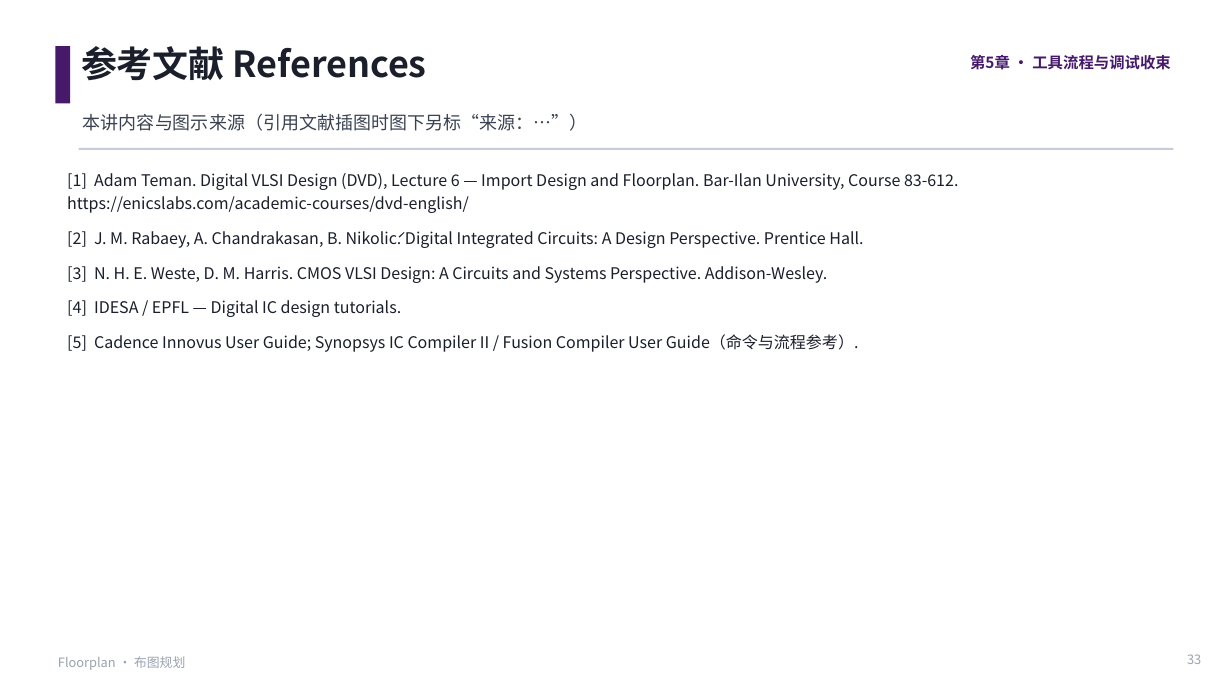
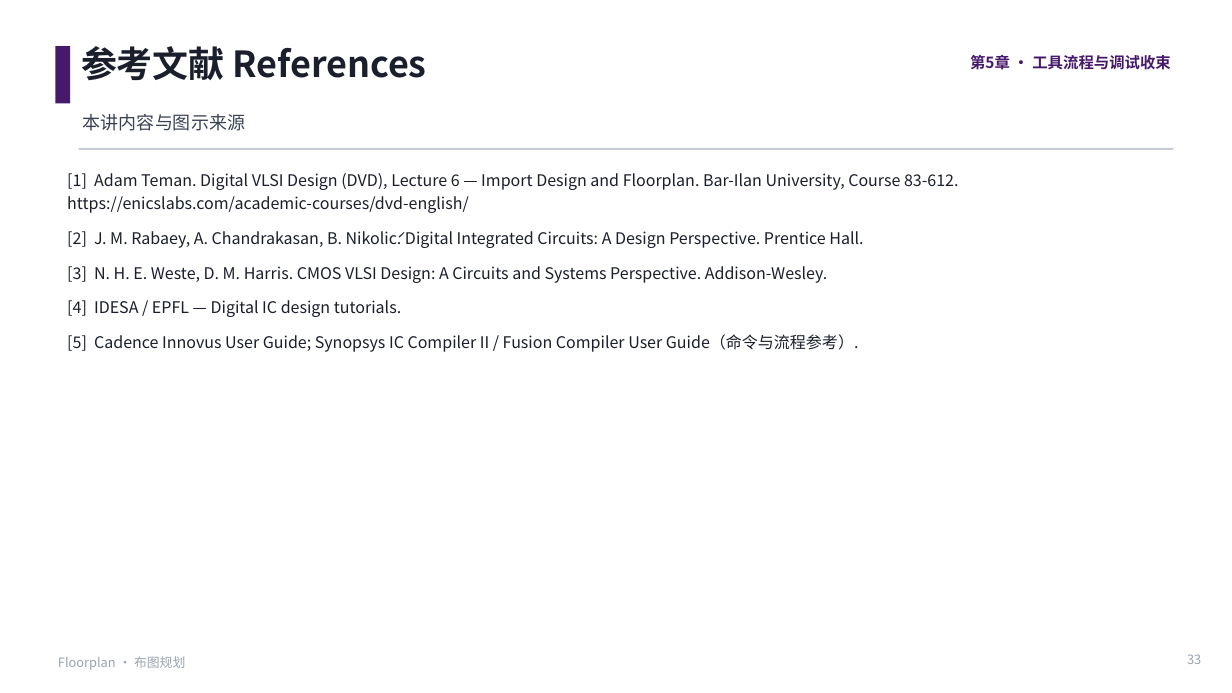
Before and after one commit to JinChengZ18/IC_Learning_Material, a slide deck: slide 33 of IC_Backend_Notes/slides/05_Floorplan.pptx. Drawn at 1232x693 pixels with LibreOffice and Linux fonts; fonts in the diff are those of the drawing. Boxes give left, top, right and bottom in pixels: in the first picture for what was removed or moved away, otherwise in the second. Text is boxed around its words. In the diff, an @@ line names an element or a change of style, - is before the commit and + after.

```diff
--- a/IC_Backend_Notes/slides/05_Floorplan.pptx
+++ b/IC_Backend_Notes/slides/05_Floorplan.pptx
@@ text at [83, 114, 245, 131]: text changed @@
-本讲内容与图示来源（引用文献插图时图下另标“来源：…”）
+本讲内容与图示来源
```
Also in this commit, not shown: 6 other slides changed, 9 other files.
